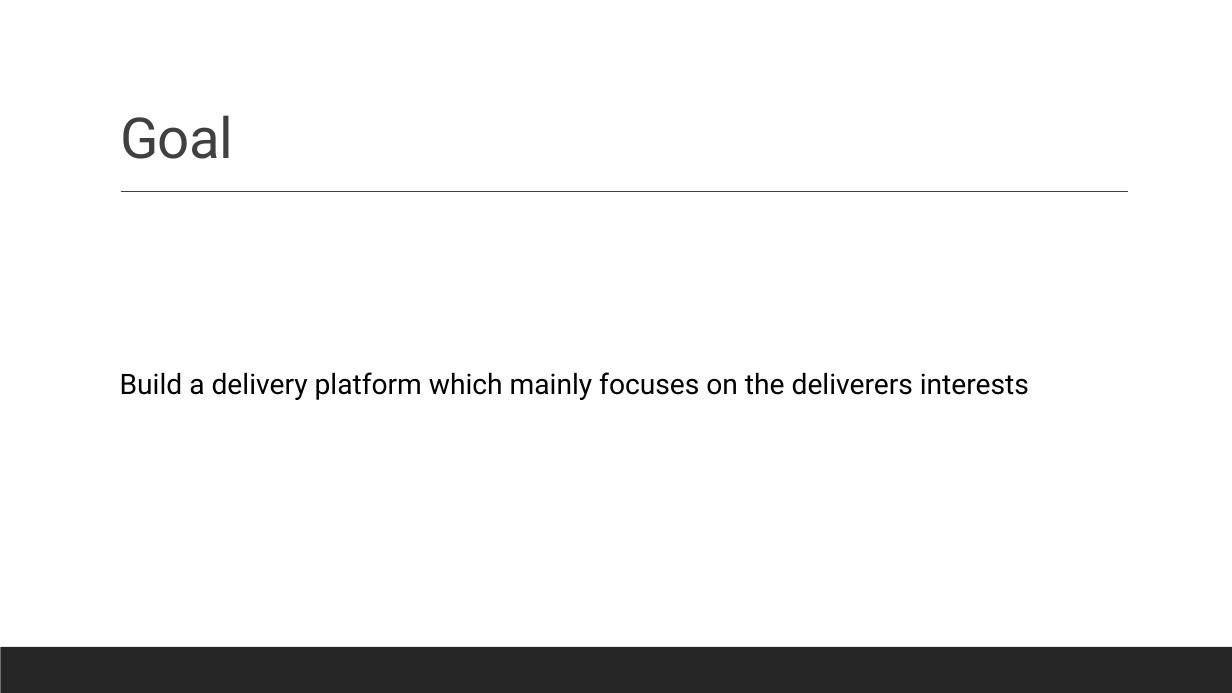
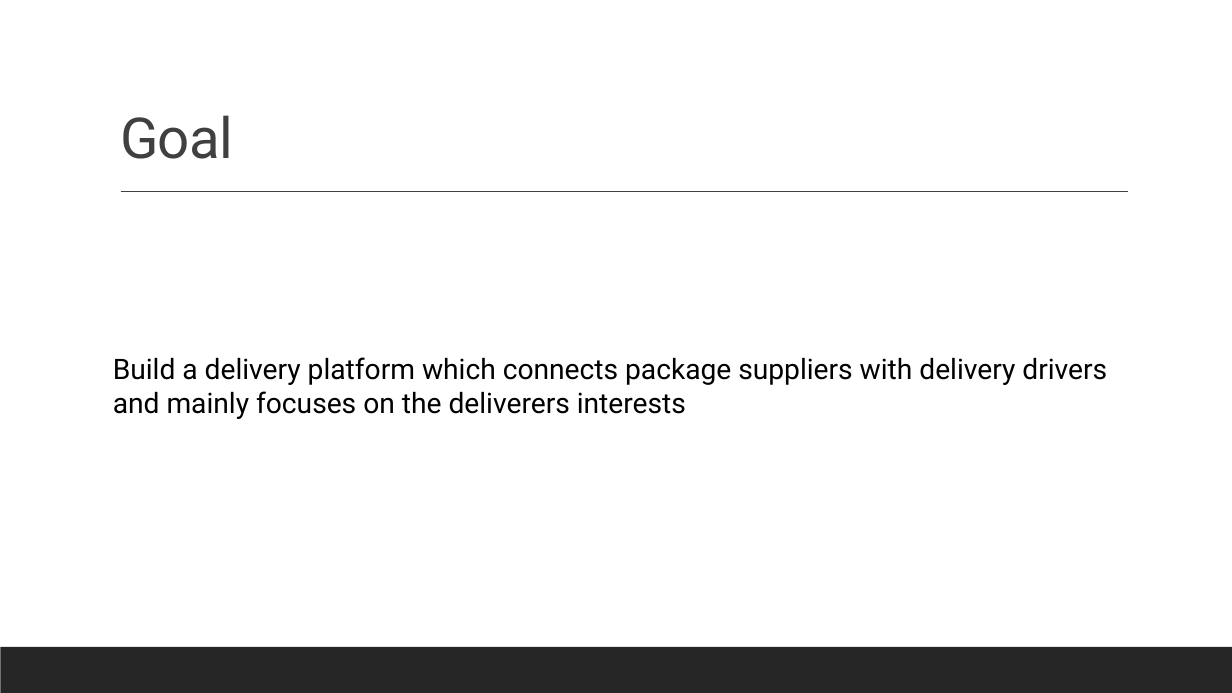
Before and after one commit to AlbinMamuti/PTV_BDI_B, a slide deck: slide 2 of Presentation3.pptx. Drawn at 1232x693 pixels with LibreOffice and Linux fonts; fonts in the diff are those of the drawing. Boxes give left, top, right and bottom in pixels: in the first picture for what was removed or moved away, otherwise in the second. Text is boxed around its words. In the diff, an @@ line names an element or a change of style, - is before the commit and + after.

```diff
--- a/Presentation3.pptx
+++ b/Presentation3.pptx
@@ text at (113, 357, 1107, 419): text changed @@
-Build a delivery platform which mainly focuses on the deliverers interests
+Build a delivery platform which connects package suppliers with delivery drivers and mainly focuses on the deliverers interests
```
Also in this commit, not shown: 2 other slides changed.
